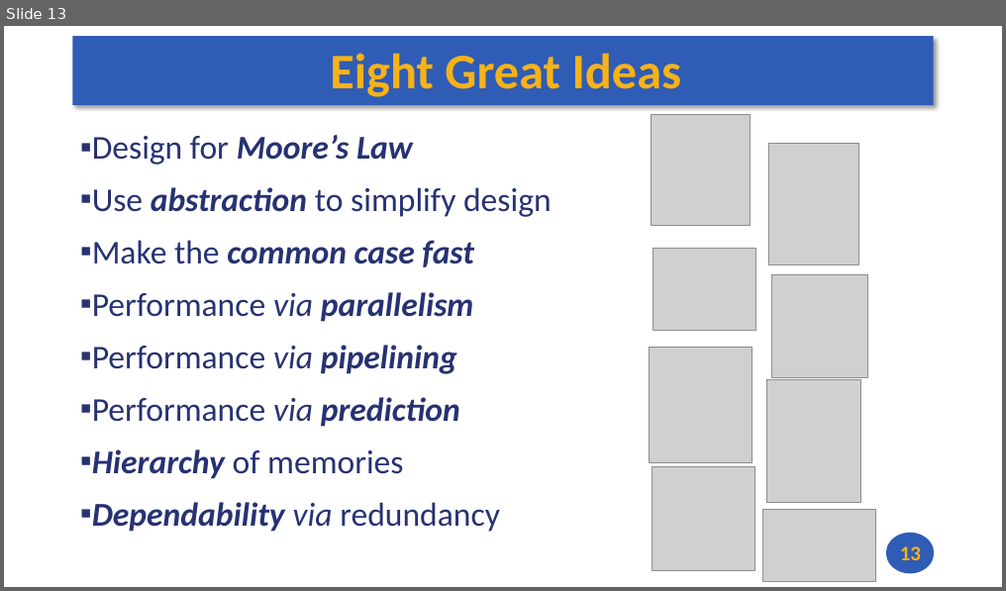
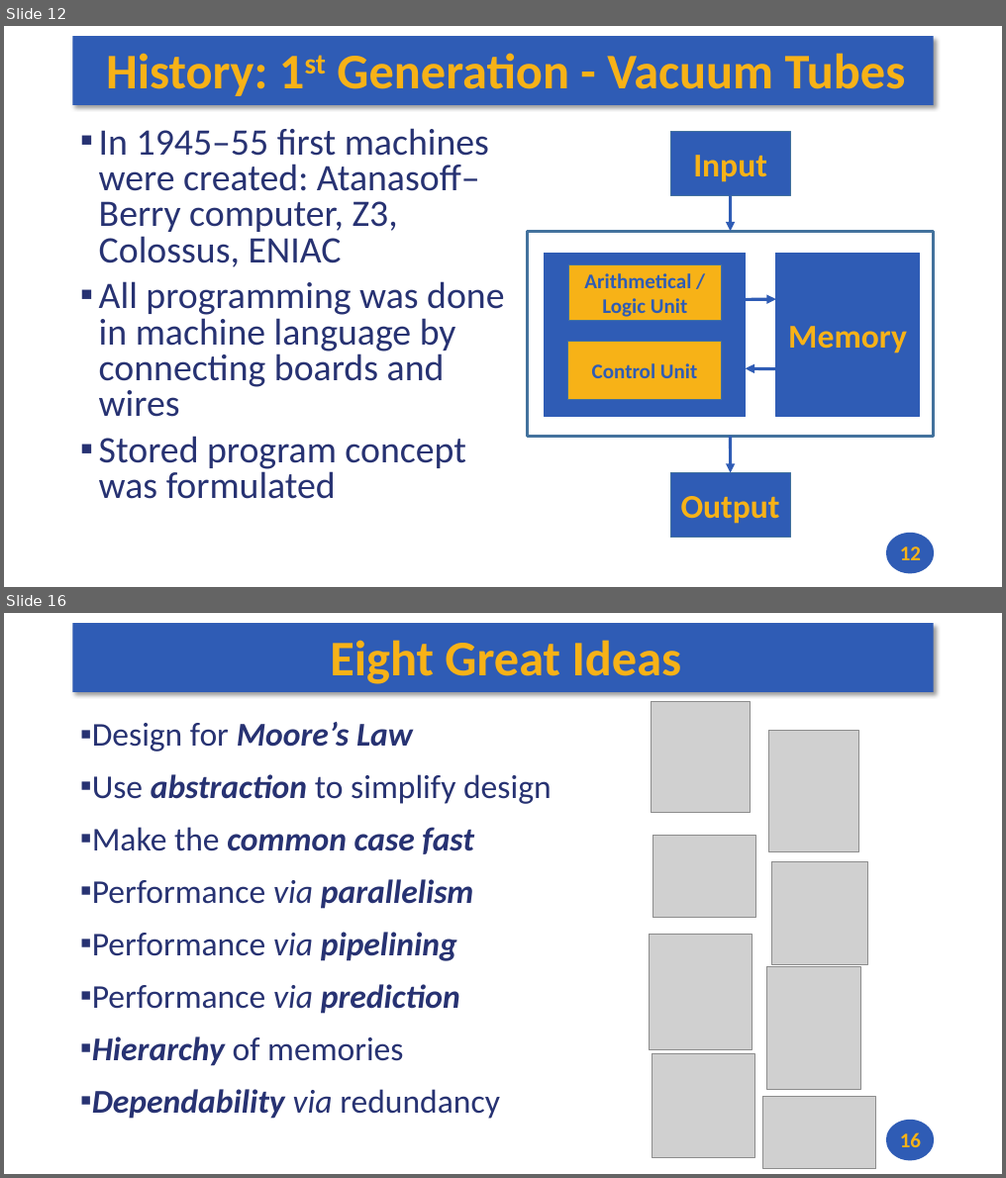
Before and after one commit to andrewt0301/hse-acos-course, a slide deck: docs/part1ca/01_Introduction/CA_Lecture_01.pptx. Shown one above the other, each under a label of ours: slide 13 before the commit, slides 12 and 16 after it; the slides between them are not shown. The pictures are 1006x591 and 1006x1178 pixels, drawn with LibreOffice and Linux fonts; fonts in the diff are those of the drawing; grey boxes stand for pictures. Boxes give left, top, right and bottom in pixels: in the first picture for what was removed or moved away, otherwise in the second. Text is boxed around its words. In the diff, an @@ line names an element or a change of style, - is before the commit and + after.

```diff
--- a/docs/part1ca/01_Introduction/CA_Lecture_01.pptx
+++ b/docs/part1ca/01_Introduction/CA_Lecture_01.pptx
@@ slide 12 added at [4, 26, 1002, 587], background #FFFFFF; not listed: 2 template elements that a slide beside it also shows @@
@@ title added at [106, 53, 906, 96], 48 pt, text #F7B217, bold @@
+History: 1st Generation - Vacuum Tubes
@@ text added at [99, 128, 504, 499], 36 pt, text #273272 @@
+▪ In 1945–55 first machines were created: Atanasoff–Berry computer, Z3, Colossus, ENIAC
+▪ All programming was done in machine language by connecting boards and wires
+▪ Stored program concept was formulated
@@ rectangle added at [670, 132, 790, 196], fill #2F5CB5, outline #43739E 0.85 pt, 32 pt, text #F7B217, bold @@
+Input
@@ arrow added from (731, 196) to (731, 231), #2F5CB5 3 pt @@
@@ rectangle added at [528, 231, 934, 436], outline #43739E 3 pt @@
@@ rectangle added at [545, 253, 746, 417], fill #2F5CB5, outline #2F5CB5 0.85 pt @@
@@ rectangle added at [776, 253, 920, 417], fill #2F5CB5, outline #2F5CB5 0.85 pt, 32 pt, text #F7B217, bold @@
+Memory
@@ rectangle added at [568, 265, 722, 320], fill #F7B217, outline #43739E 0.85 pt, 20 pt, text #2F5CB5, bold @@
+Arithmetical / Logic Unit
@@ arrow added from (746, 300) to (776, 299), #2F5CB5 3 pt @@
@@ rectangle added at [568, 341, 722, 400], fill #F7B217, outline #43739E 0.85 pt, 20 pt, text #2F5CB5, bold @@
+Control Unit
@@ arrow added from (776, 370) to (746, 369), #2F5CB5 3 pt @@
@@ arrow added from (731, 436) to (731, 473), #2F5CB5 3 pt @@
@@ rectangle added at [670, 473, 790, 538], fill #2F5CB5, outline #43739E 0.85 pt, 32 pt, text #F7B217, bold @@
+Output
@@ page number added at [900, 547, 921, 561], 20 pt, text #F7B217, bold @@
+12
@@ what was slide 13 is now slide 16 @@
@@ page number at [900, 1133, 921, 1148]: text changed @@
-13
+16
```
Also in this commit, not shown: 1 slide changed, 4 other slides added, 2 slides removed, 1 other file.
